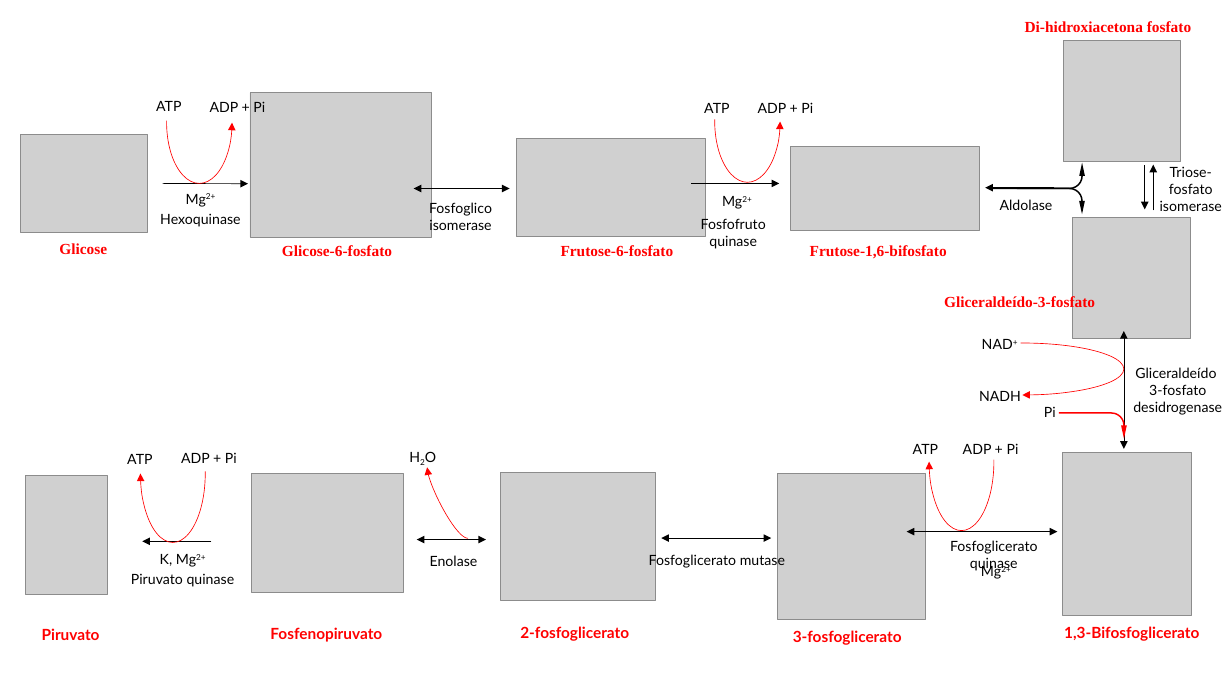
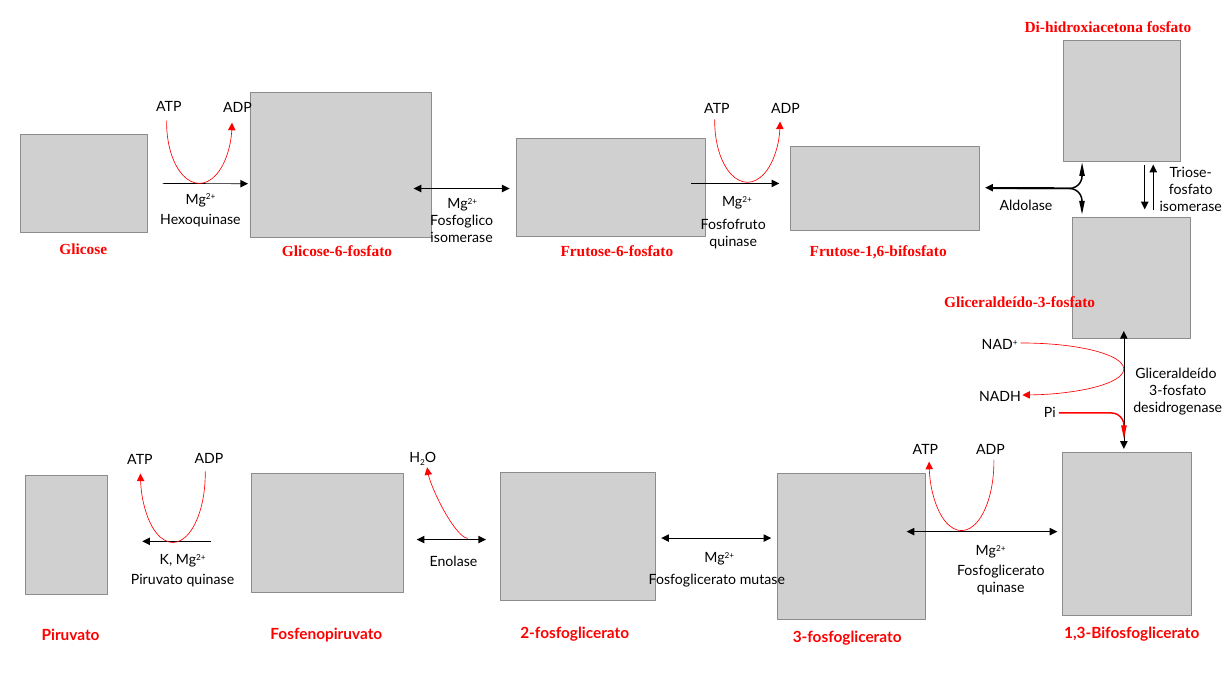
Before and after one commit to daniloasdotcom/Bioquimica-com-Danilo, a slide deck: slide 22 of assets/aulas/glicolise.pptx (slide 25 before the commit). Drawn at 1232x693 pixels with LibreOffice and Linux fonts; fonts in the diff are those of the drawing; grey boxes stand for pictures. Boxes give left, top, right and bottom in pixels: in the first picture for what was removed or moved away, otherwise in the second. Text is boxed around its words. In the diff, an @@ line names an element or a change of style, - is before the commit and + after.

```diff
--- a/assets/aulas/glicolise.pptx
+++ b/assets/aulas/glicolise.pptx
@@ text at (x1=223, y1=100, x2=252, y2=116): text changed @@
-ADP + Pi
+ADP
@@ text at (x1=771, y1=103, x2=800, y2=113): text changed @@
-ADP + Pi
+ADP
@@ text "Fosfoglico" moved from (x1=429, y1=201, x2=492, y2=234) to (x1=430, y1=212, x2=493, y2=242) @@
@@ text added at (x1=413, y1=189, x2=512, y2=216), 11 pt, text #000000 @@
+Mg2+
@@ text at (x1=976, y1=444, x2=1005, y2=454): text changed @@
-ADP + Pi
+ADP
@@ text at (x1=195, y1=453, x2=224, y2=463): text changed @@
-ADP + Pi
+ADP
@@ text "Mg2+" moved from (x1=946, y1=558, x2=1045, y2=585) to (x1=942, y1=537, x2=1041, y2=564) @@
@@ text "Fosfoglicerato mutase" moved from (x1=649, y1=552, x2=785, y2=568) to (x1=649, y1=571, x2=785, y2=587) @@
@@ text added at (x1=670, y1=543, x2=769, y2=570), 11 pt, text #000000 @@
+Mg2+
@@ text "Fosfoglicerato quinase" moved from (x1=950, y1=540, x2=1038, y2=572) to (x1=957, y1=564, x2=1045, y2=595) @@
```
Also in this commit, not shown: 10 other slides changed, 4 slides added, 2 slides removed, 3 other files.
